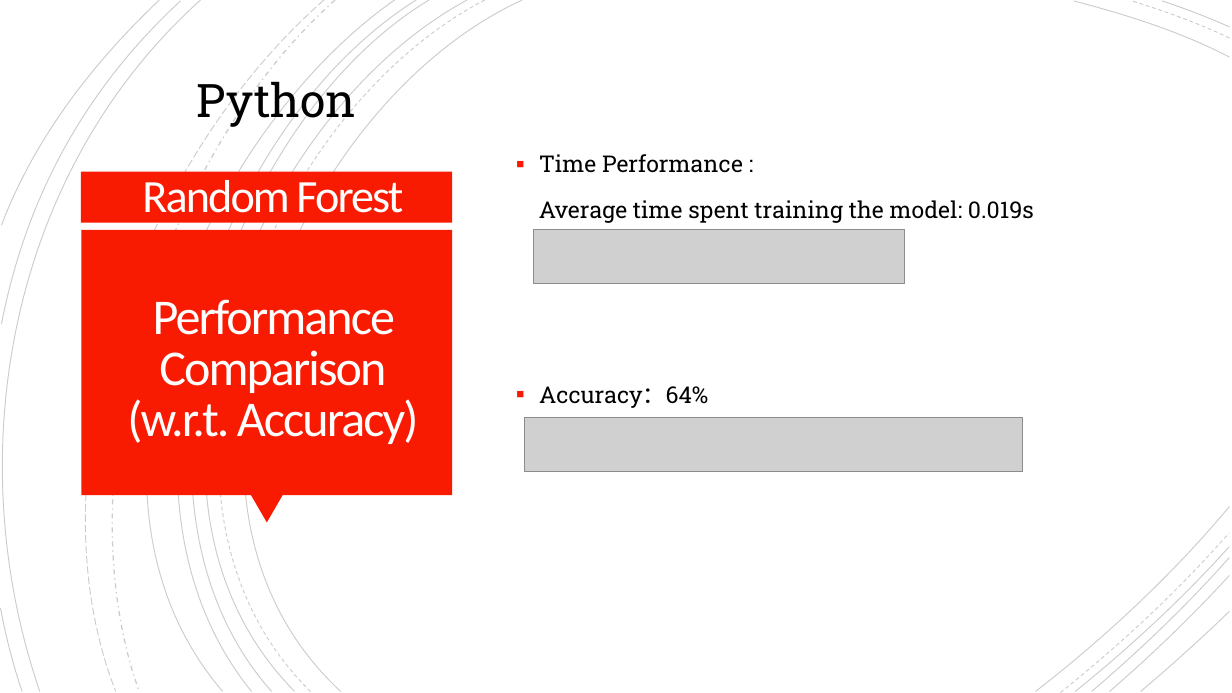
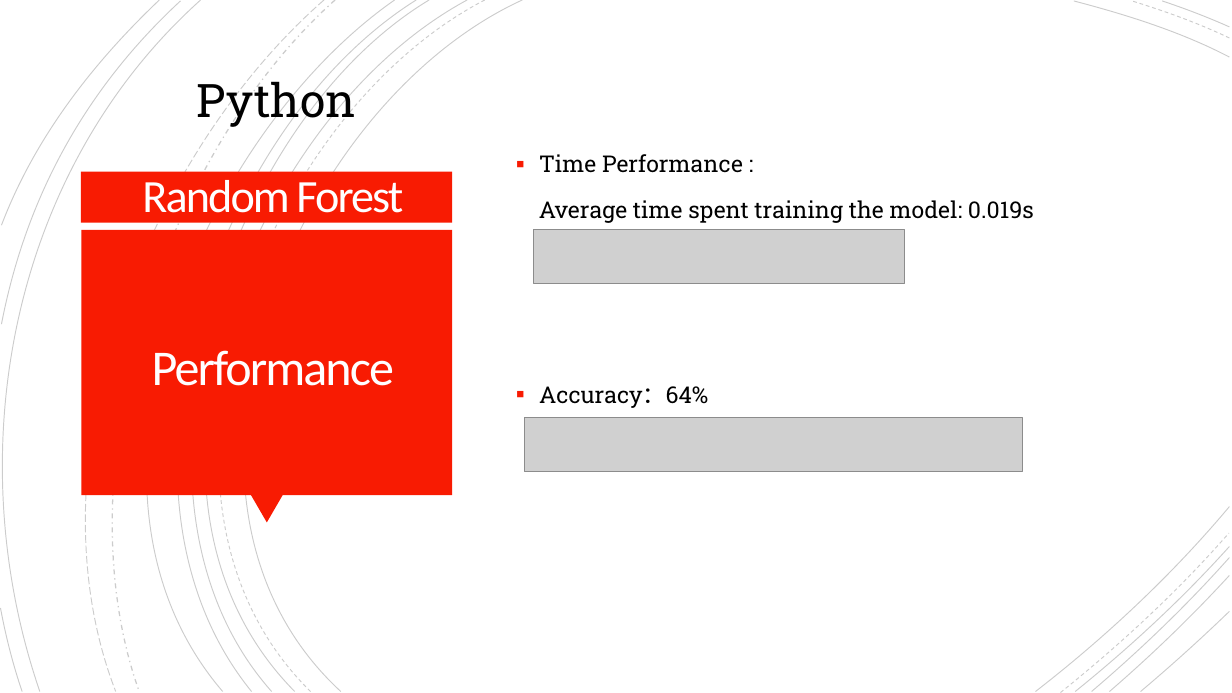
Before and after one commit to ymart1n/ML-Research-Repo, a slide deck: slide 11 of Homework 1/hw1-pre.pptx. Drawn at 1232x693 pixels with LibreOffice and Linux fonts; fonts in the diff are those of the drawing; grey boxes stand for pictures. Boxes give left, top, right and bottom in pixels: in the first picture for what was removed or moved away, otherwise in the second. Text is boxed around its words. In the diff, an @@ line names an element or a change of style, - is before the commit and + after.

```diff
--- a/Homework 1/hw1-pre.pptx
+++ b/Homework 1/hw1-pre.pptx
@@ text at (152, 350, 394, 386): text changed @@
-Performance Comparison
-(w.r.t. Accuracy)
+Performance
```
Also in this commit, not shown: 7 other slides changed, 1 other file.
